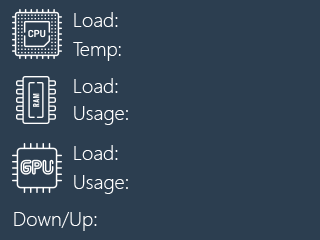
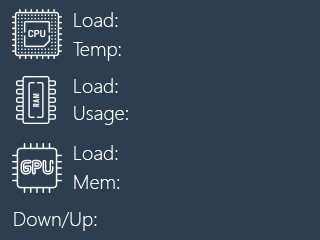
Layers edited between the first and the second 320 x 240 image:
painted on "Temp copy 2" over (74, 175, 128, 194)
